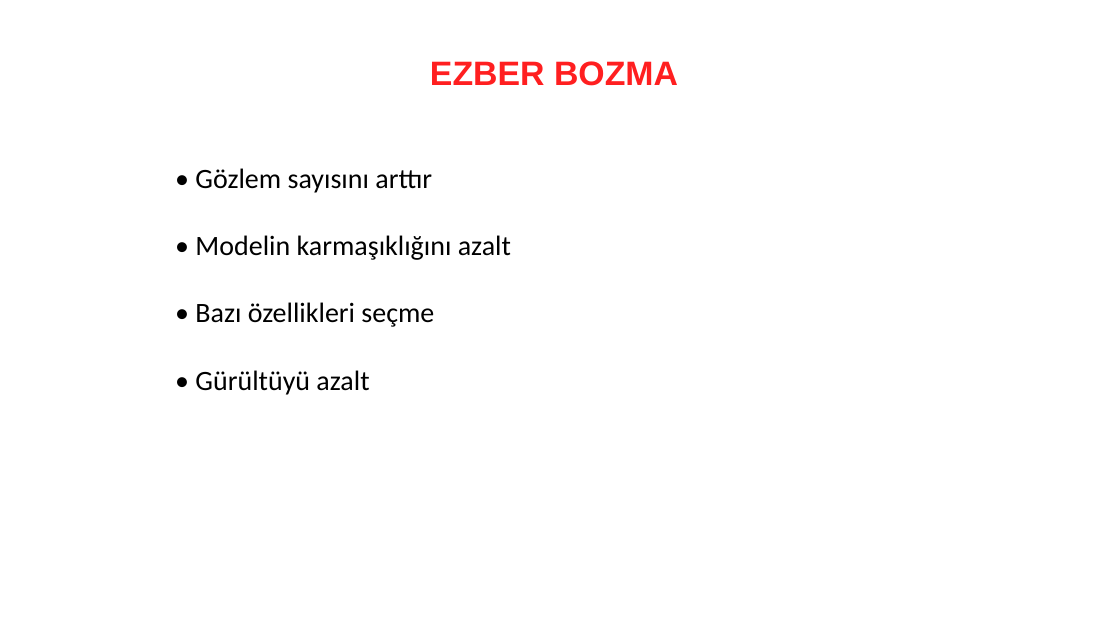
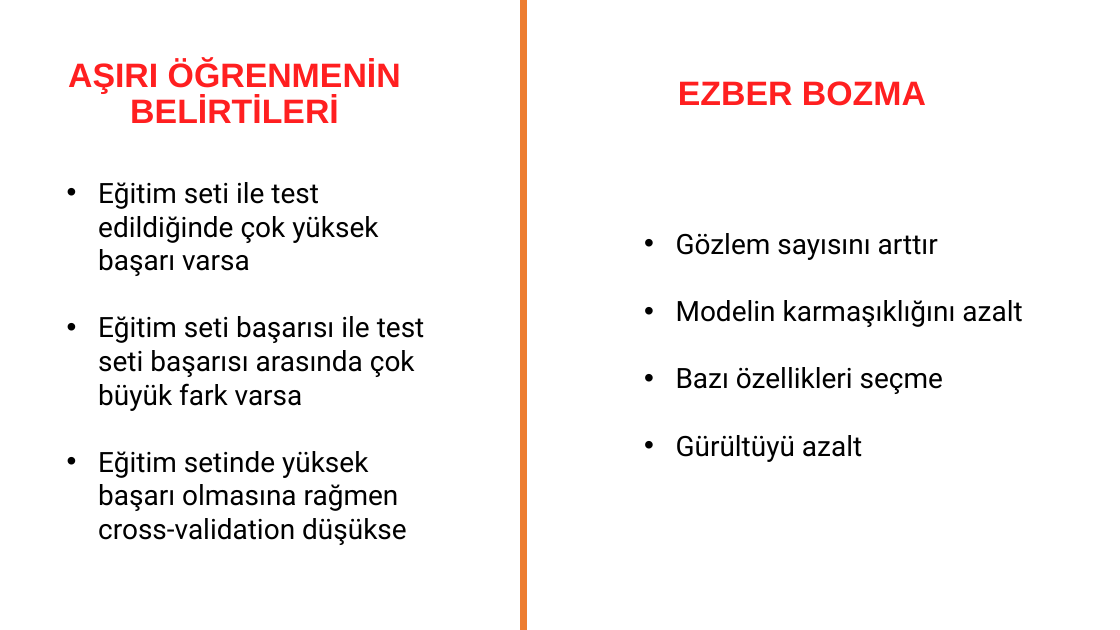
Before and after one commit to erkansirin78/preprocessing-analysis-ml-dl-big-data, a slide deck: slide 14 of presentations/04_ML_Önemli_Hususlar.pptx. Drawn at 1120x630 pixels with LibreOffice and Linux fonts; fonts in the diff are those of the drawing. Boxes give left, top, right and bottom in pixels: in the first picture for what was removed or moved away, otherwise in the second. Text is boxed around its words. In the diff, an @@ line names an element or a change of style, - is before the commit and + after.

```diff
--- a/presentations/04_ML_Önemli_Hususlar.pptx
+++ b/presentations/04_ML_Önemli_Hususlar.pptx
@@ line added from (523, 0) to (523, 630), #ED7D31 6 pt @@
@@ text added at box(68, 59, 401, 123), 29 pt, text #FF1F20, bold @@
+  AŞIRI ÖĞRENMENİN BELİRTİLERİ
@@ text "EZBER BOZMA": place and size @@
-text "EZBER BOZMA" at box(430, 61, 678, 86)
+text "EZBER BOZMA" at box(678, 81, 926, 106)
@@ text added at box(98, 182, 425, 545), 24 pt, text #000000 @@
+• Eğitim seti ile test edildiğinde çok yüksek başarı varsa
+• Eğitim seti başarısı ile test seti başarısı arasında çok büyük fark varsa
+• Eğitim setinde yüksek başarı olmasına rağmen cross-validation düşükse
@@ text at box(676, 233, 1022, 462): text changed; font Calibri to Roboto @@
-• Gözlem sayısını arttır
-• Modelin karmaşıklığını azalt
-• Bazı özellikleri seçme
-• Gürültüyü azalt
+• Gözlem sayısını arttır
+• Modelin karmaşıklığını azalt
+• Bazı özellikleri seçme
+• Gürültüyü azalt
```
Also in this commit, not shown: 1 slide added, 9 other files.
